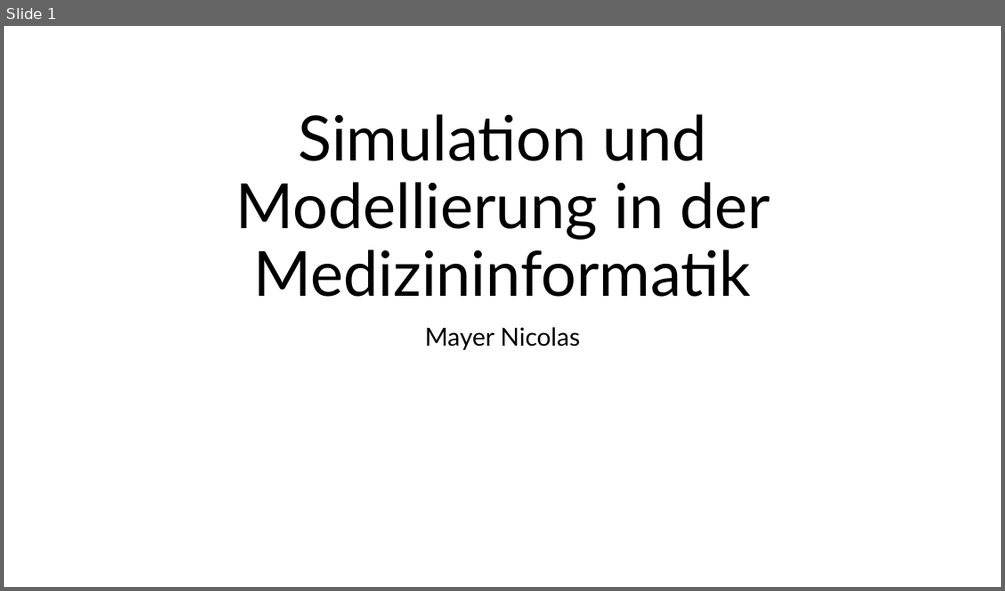
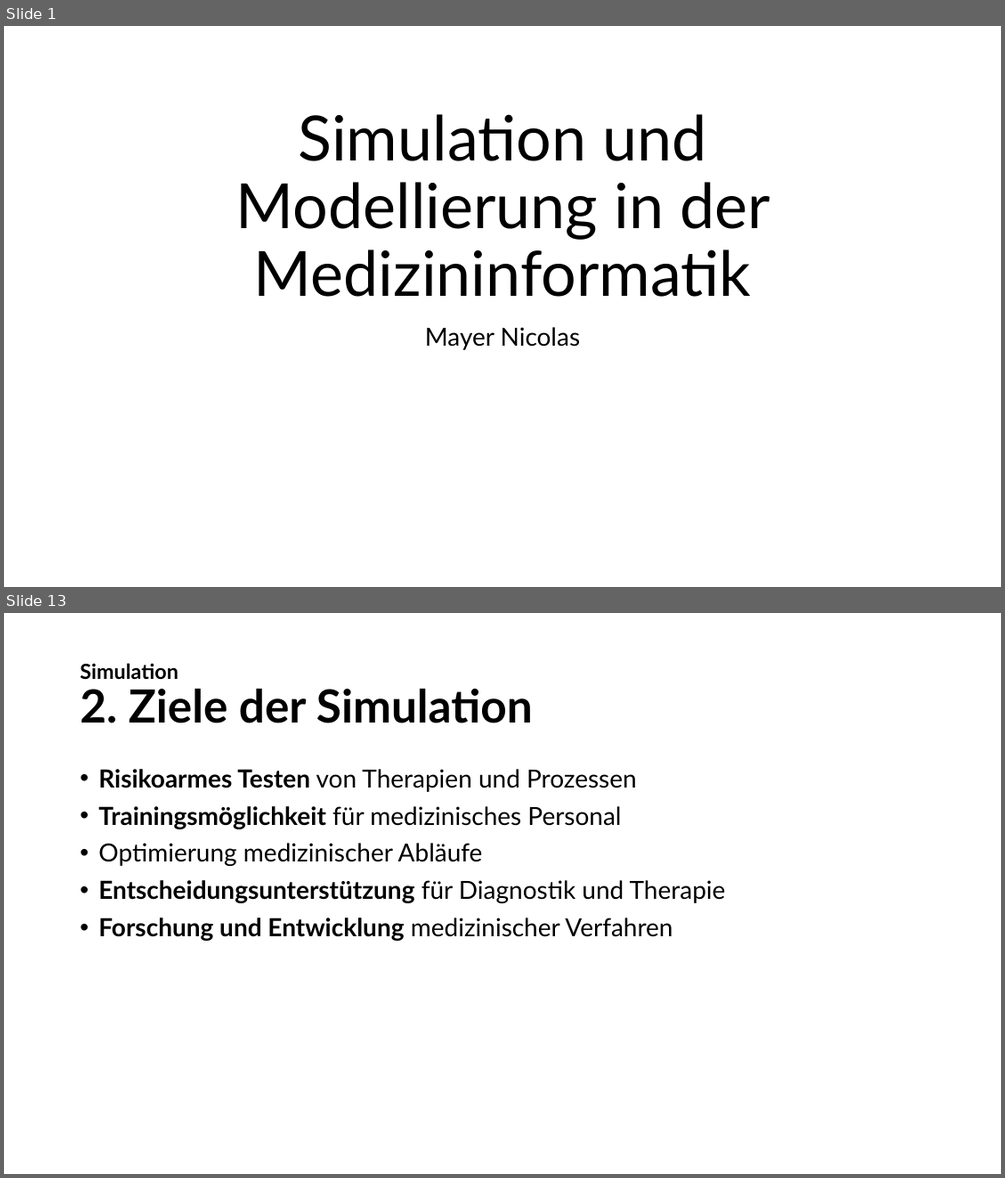
Before and after one commit to w0fl/w0fl, a slide deck: Simulation und Modellierung in der Medizininformatik.pptx. Shown one above the other, each under a label of ours: slide 1 before the commit, slides 1 and 13 after it; the slides between them are not shown. The pictures are 1005x591 and 1005x1178 pixels, drawn with LibreOffice and Linux fonts; fonts in the diff are those of the drawing. Boxes give left, top, right and bottom in pixels: in the first picture for what was removed or moved away, otherwise in the second. Text is boxed around its words. In the diff, an @@ line names an element or a change of style, - is before the commit and + after.

```diff
--- a/Simulation und Modellierung in der Medizininformatik.pptx
+++ b/Simulation und Modellierung in der Medizininformatik.pptx
@@ slide 13 added at [4, 613, 1001, 1174], background #FFFFFF @@
@@ title added at [80, 663, 533, 723], 44 pt, text #000000, bold @@
+Simulation
+2. Ziele der Simulation
@@ text added at [98, 769, 726, 941], 24 pt, text #000000 @@
+• Risikoarmes Testen von Therapien und Prozessen
+• Trainingsmöglichkeit für medizinisches Personal
+• Optimierung medizinischer Abläufe
+• Entscheidungsunterstützung für Diagnostik und Therapie
+• Forschung und Entwicklung medizinischer Verfahren
```
Also in this commit, not shown: 5 slides changed, 12 other slides added, 4 slides removed.
